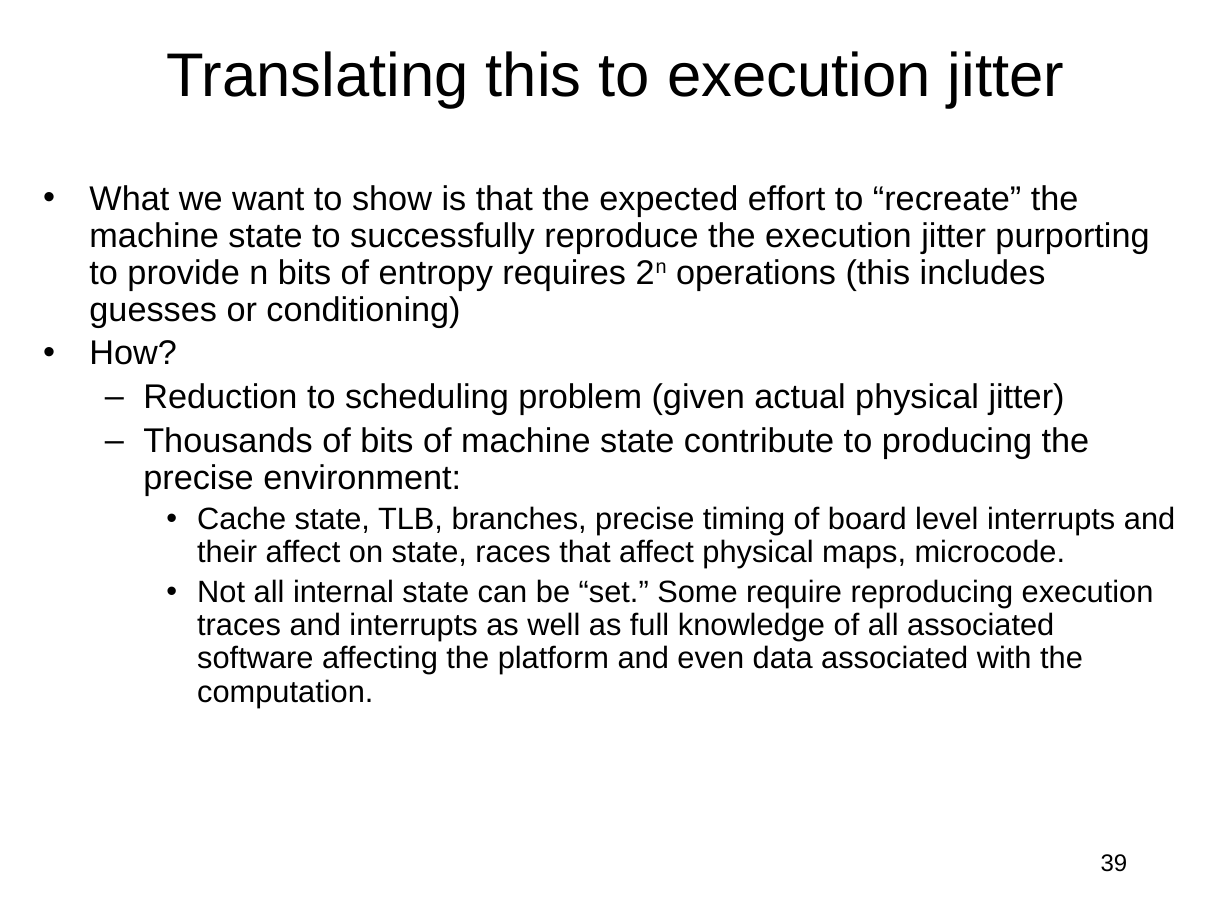
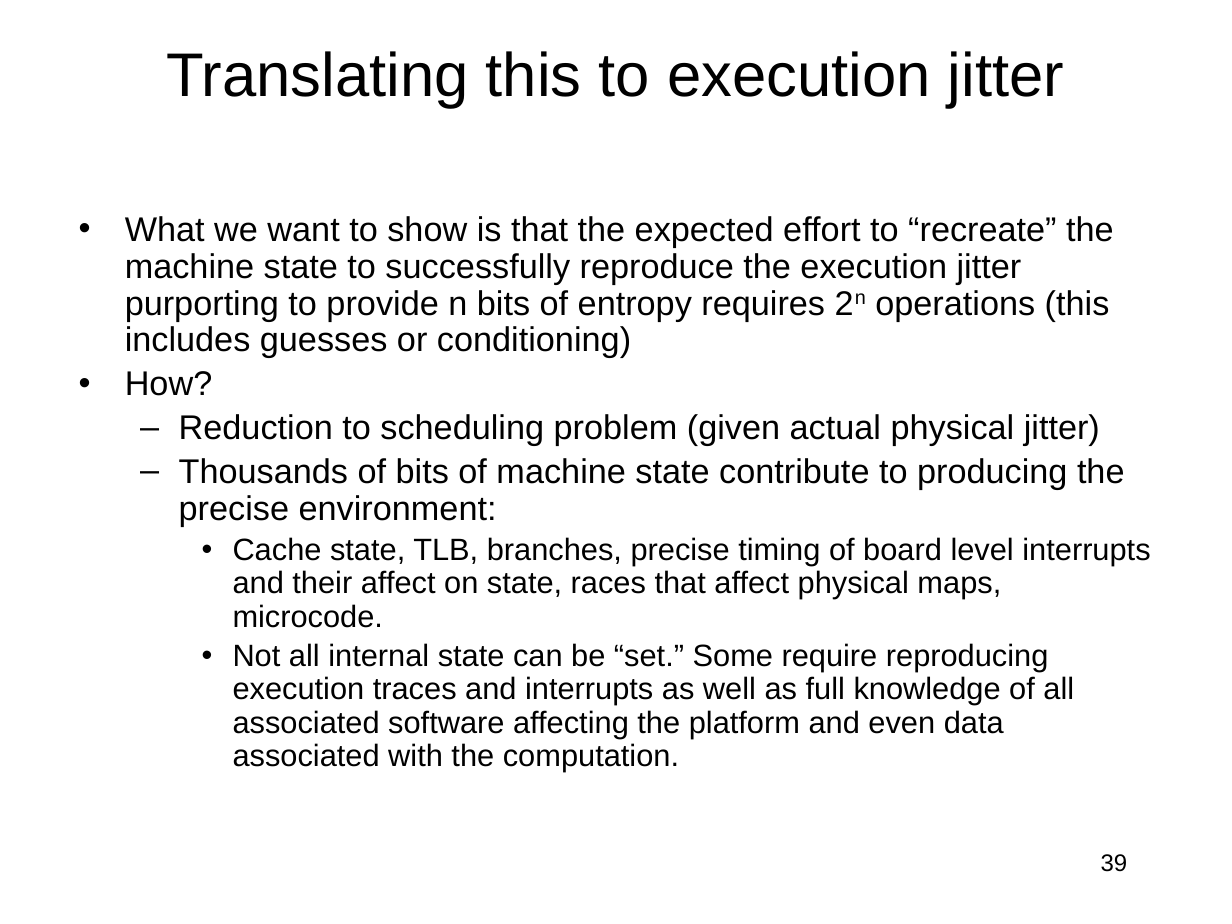
Before and after one commit to jlmucb/class_notes, a slide deck: slide 39 of BerkeleyClass/CS290Spring2013/Lectures/entropy_talk.pptx. Drawn at 1232x924 pixels with LibreOffice and Linux fonts; fonts in the diff are those of the drawing. Boxes give left, top, right and bottom in pixels: in the first picture for what was removed or moved away, otherwise in the second. Text is boxed around its words. In the diff, an @@ line names an element or a change of style, - is before the commit and + after.

Commit message:
more data

```diff
--- a/BerkeleyClass/CS290Spring2013/Lectures/entropy_talk.pptx
+++ b/BerkeleyClass/CS290Spring2013/Lectures/entropy_talk.pptx
@@ text "What we want to show ..." rewrapped from (89, 185, 1175, 707) to (125, 216, 1150, 771) @@
```
Also in this commit, not shown: 4 other slides changed, 1 slide added, 1 other file.
